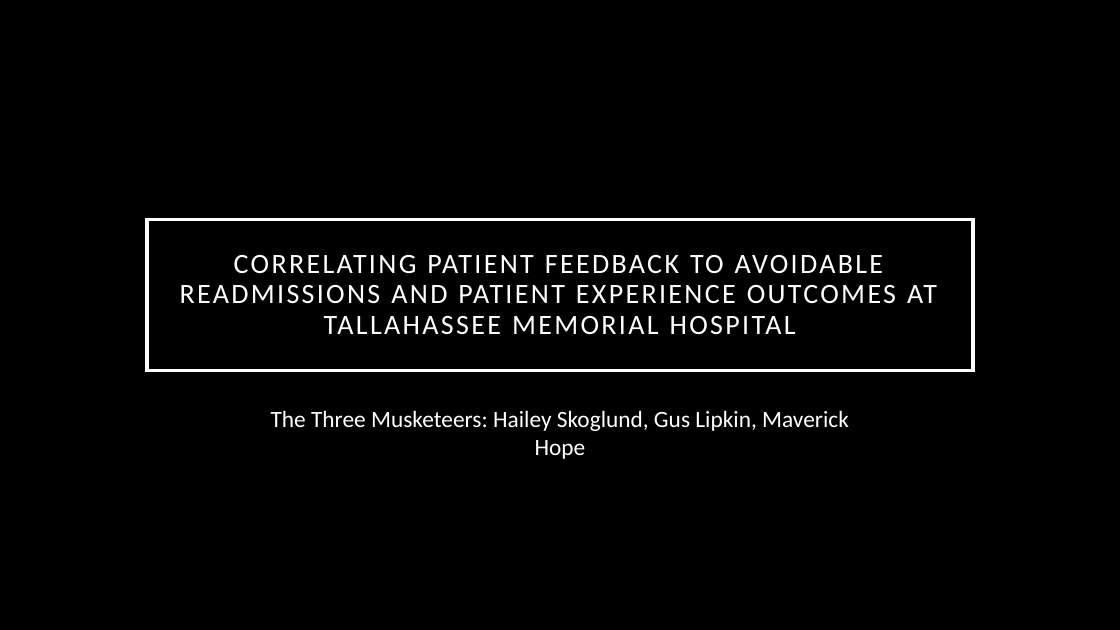
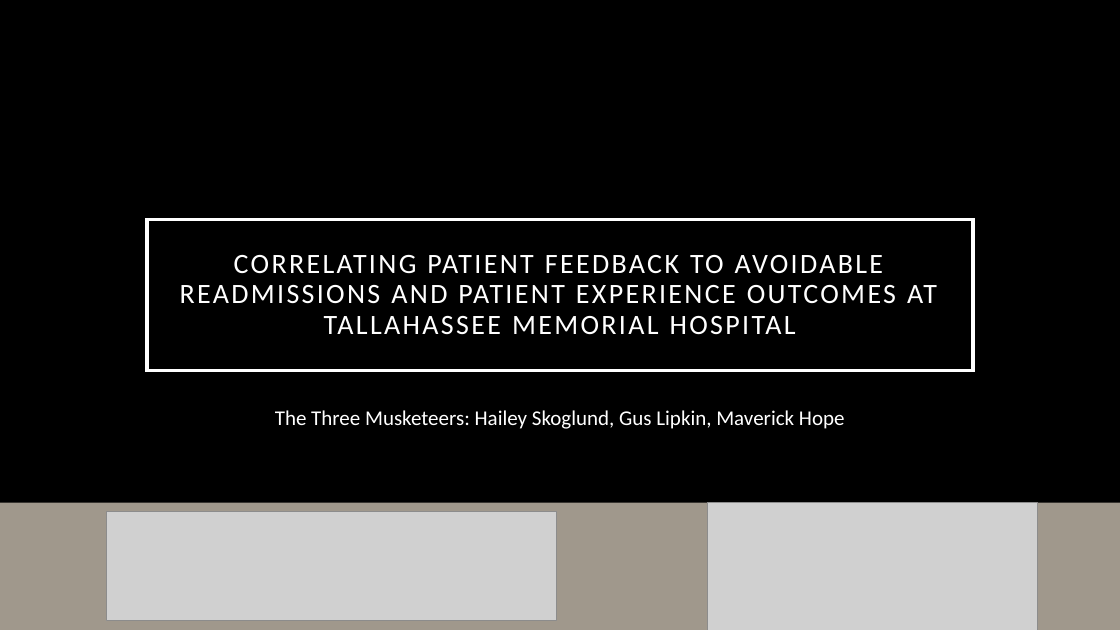
Before and after one commit to guslipkin/Fall2021, a slide deck: slide 1 of IDC 4942 ~ Capstone/MidtermPresentation.pptx. Drawn at 1120x630 pixels with LibreOffice and Linux fonts; fonts in the diff are those of the drawing; grey boxes stand for pictures; background and template pictures are left out. Boxes give left, top, right and bottom in pixels: in the first picture for what was removed or moved away, otherwise in the second. Text is boxed around its words. In the diff, an @@ line names an element or a change of style, - is before the commit and + after.

```diff
--- a/IDC 4942 ~ Capstone/MidtermPresentation.pptx
+++ b/IDC 4942 ~ Capstone/MidtermPresentation.pptx
@@ subtitle "The Three Musketeers: Hailey Skoglund, ..." at (275, 410, 845, 429): size 20 to 18 pt @@
@@ rectangle added at (0, 502, 1120, 630), fill #A0988C @@
@@ picture added at (707, 502, 1038, 630) @@
@@ picture added at (106, 512, 556, 621) @@
```
Also in this commit, not shown: 1 other slide changed, 1 other file.
